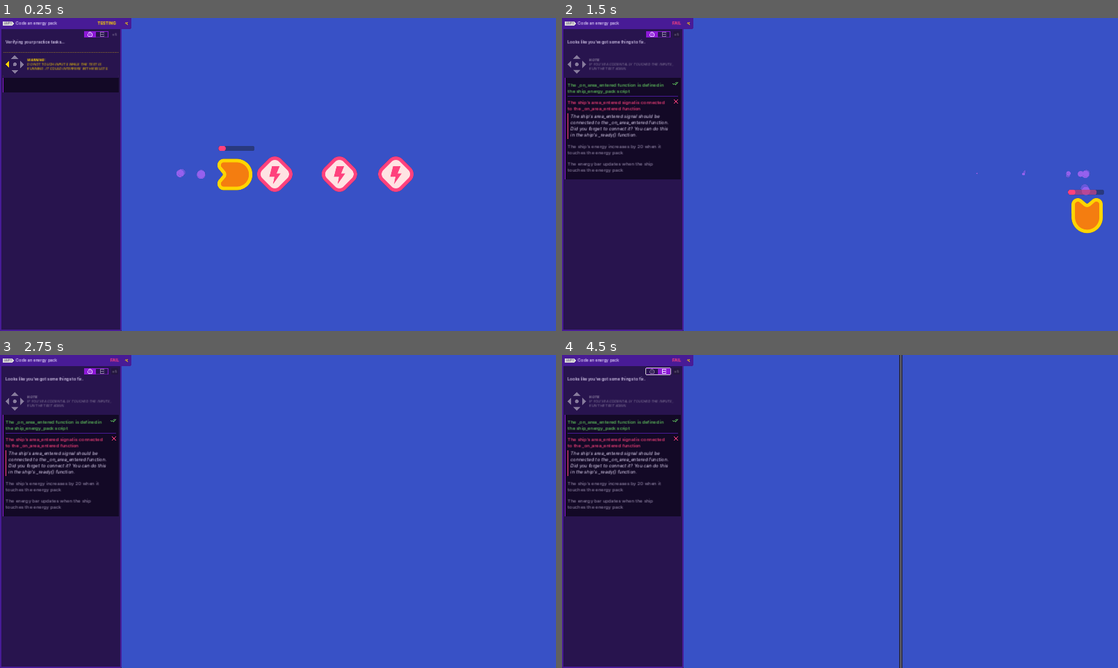
Above: before the commit, frames 1-4 (two rows, left to right).
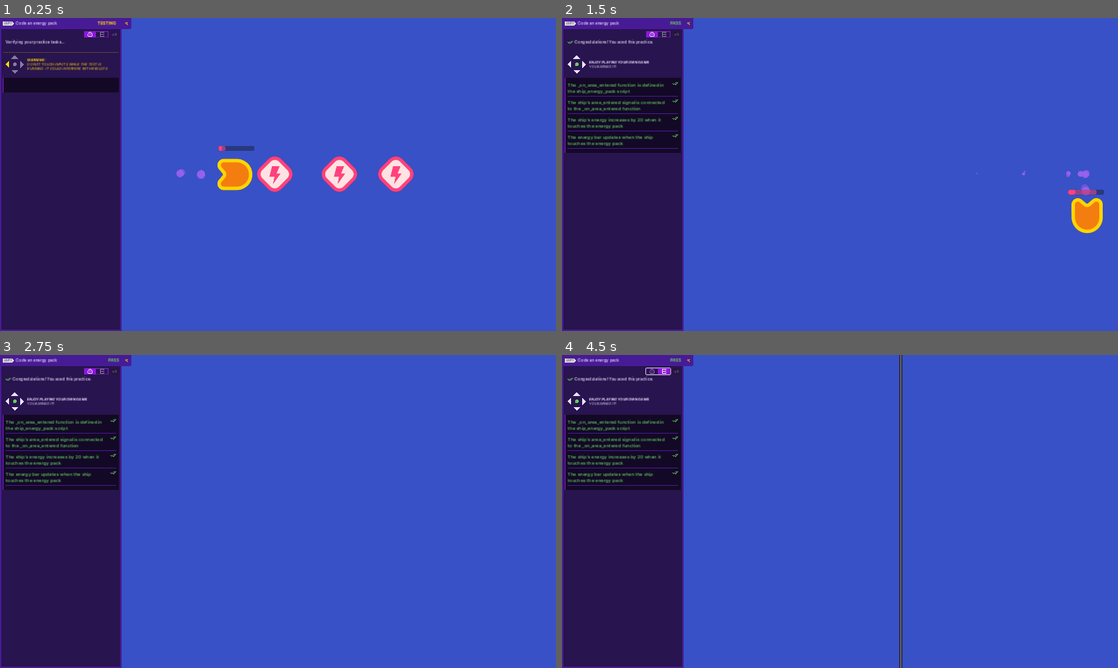
Above: after the commit, the same moments.

Repository: sarahtzhang12/2d-GameDev-Course
Game: Godot game, scene res://practices/L5.P1.code_an_energy_pack/code_an_energy_pack.tscn
Same seed, same stepped clock (60 frames per second), same inputs: the game is played once before the commit and once after it. This scene is started directly instead of the project's main scene.
Inputs (mouse positions are in pixels of both pictures, inside the frame that each line leads up to):
- Up to frame 1 (0.25 s): no input
- Up to frame 2 (1.5 s): hold D (move_right) 0.53-1.28 s; hold S (move_down) from 1.28 s (still down)
- Up to frame 3 (2.75 s): release S (move_down) at 2.03 s; hold D (move_right) from 2.03 s (still down)
- Up to frame 4 (4.5 s): release D (move_right) at 2.75 s; click (689, 361) at 2.75 s; tap Enter at 3.5 s; hold W (move_up) 3.53-4.25 s; click (656, 370) at 4.25 s

The runs differ from the first frame. In frame 1, less than 0.1% of the frame differs, in the area x 39-41%, y 40-43%; in frame 2, 3.4%, in the area x 0-22%, y 1-52%; in frame 3, 3.4%; in frame 4, 3.4%.

Commit message:
L5 & L5.P1

Diff:
--- a/05.loot_it_all_workbook/lessons/ship.gd
+++ b/05.loot_it_all_workbook/lessons/ship.gd
@@ -4,7 +4,10 @@
 var max_speed := 1200.0
 var velocity := Vector2(0, 0)
 var steering_factor := 3.0
+var health := 10
 
+func _ready():
+	area_entered.connect(_on_area_entered)
 
 func _process(delta: float) -> void:
 	var direction := Vector2(0, 0)
@@ -21,3 +24,11 @@
 
 	if velocity.length() > 0.0:
 		get_node("Sprite2D").rotation = velocity.angle()
+
+func set_health(new_health: int) -> void:
+	health = new_health
+	get_node("UI/HealthBar").value = health
+
+
+func _on_area_entered(area_that_entered: Area2D) -> void:
+	set_health( health + 10)
--- a/05.loot_it_all_workbook/lessons/ship.tscn
+++ b/05.loot_it_all_workbook/lessons/ship.tscn
@@ -50,3 +50,5 @@
 offset_bottom = -55.0
 theme_override_styles/fill = SubResource("StyleBoxFlat_s6eme")
 show_percentage = false
+
+[connection signal="area_entered" from="." to="." method="_on_area_entered"]
--- a/05.loot_it_all_workbook/practices/L5.P1.code_an_energy_pack/code_an_energy_pack.tscn
+++ b/05.loot_it_all_workbook/practices/L5.P1.code_an_energy_pack/code_an_energy_pack.tscn
@@ -1,28 +1,22 @@
-[gd_scene load_steps=5 format=3]
+[gd_scene load_steps=3 format=3 uid="uid://7jwthm7hr3p2"]
 
 [ext_resource type="PackedScene" path="res://practices/L5.P1.code_an_energy_pack/ship_energy_pack.tscn" id="1_jrchu"]
-[ext_resource type="Script" path="res://practices/L5.P1.code_an_energy_pack/ship_energy_pack.gd" id="2_y5mpa"]
 [ext_resource type="PackedScene" path="res://practices/L5.P1.code_an_energy_pack/energy_pack.tscn" id="3_1o63n"]
-[ext_resource type="Script" path="res://practices/L5.P1.code_an_energy_pack/energy_pack.gd" id="4_qplhv"]
 
 [node name="CodeAnEnergyPack" type="Node2D"]
 position = Vector2(960, 540)
 
-[node name="ShipEnergyPack" type="Area2D" parent="." instance=ExtResource("1_jrchu")]
+[node name="ShipEnergyPack" parent="." instance=ExtResource("1_jrchu")]
 position = Vector2(-556, 0)
-script = ExtResource("2_y5mpa")
 
-[node name="EnergyPack" type="Area2D" parent="." instance=ExtResource("3_1o63n")]
+[node name="EnergyPack" parent="." instance=ExtResource("3_1o63n")]
 position = Vector2(-221, -1)
-script = ExtResource("4_qplhv")
 
-[node name="EnergyPack2" type="Area2D" parent="." instance=ExtResource("3_1o63n")]
+[node name="EnergyPack2" parent="." instance=ExtResource("3_1o63n")]
 position = Vector2(2, -1)
-script = ExtResource("4_qplhv")
 
-[node name="EnergyPack3" type="Area2D" parent="." instance=ExtResource("3_1o63n")]
+[node name="EnergyPack3" parent="." instance=ExtResource("3_1o63n")]
 position = Vector2(197, -1)
-script = ExtResource("4_qplhv")
 
 [node name="ExtraVisuals" type="Node" parent="."]
 
--- a/05.loot_it_all_workbook/practices/L5.P1.code_an_energy_pack/ship_energy_pack.gd
+++ b/05.loot_it_all_workbook/practices/L5.P1.code_an_energy_pack/ship_energy_pack.gd
@@ -6,10 +6,8 @@
 
 var energy := 20.0
 
-
 func _ready() -> void:
-	get_node("UI/EnergyBar").value = energy
-
+	area_entered.connect(_on_area_entered)
 
 func _process(delta: float) -> void:
 	var direction := Input.get_vector("move_left", "move_right", "move_up", "move_down")
@@ -22,6 +20,9 @@
 	if velocity.length() > 0.0:
 		get_node("Sprite2D").rotation = velocity.angle()
 
+func set_energy(new_energy: int) -> void:
+	energy = new_energy
+	get_node("UI/EnergyBar").value = energy
 
-func _on_area_entered(area: Area2D) -> void:
-	pass
+func _on_area_entered(area_that_entered: Area2D) -> void:
+	set_energy(energy + 20)
